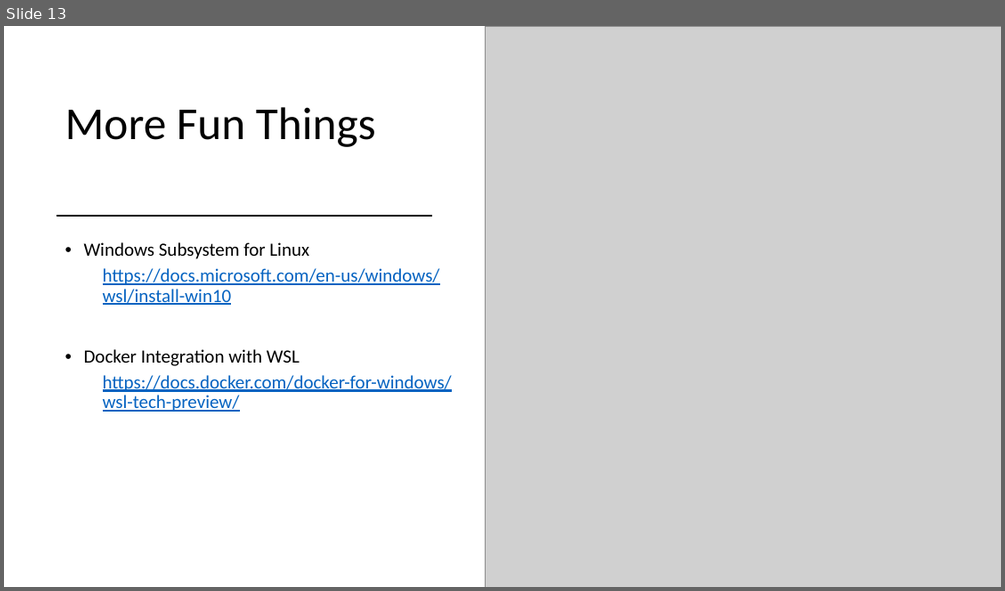
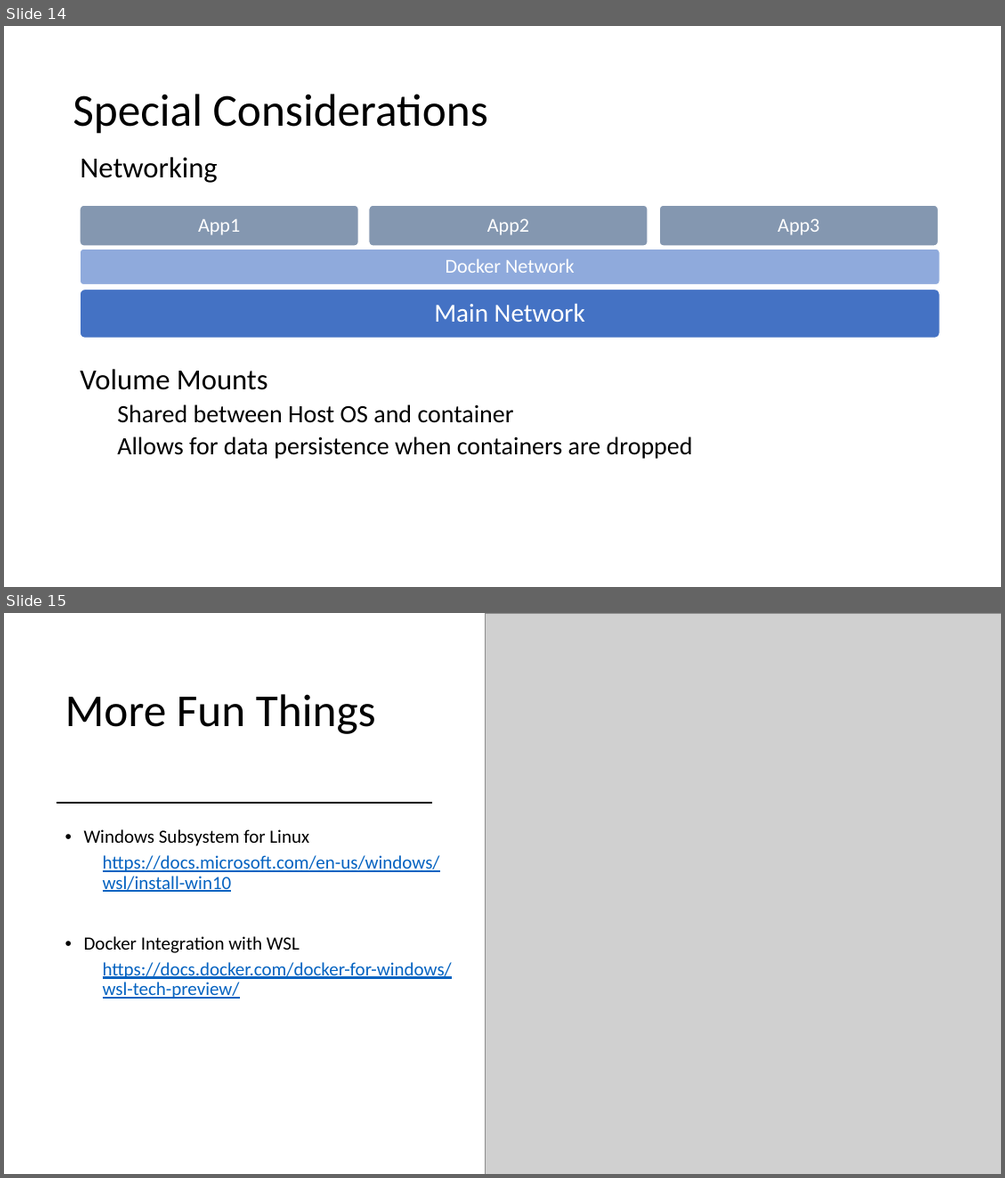
Before and after one commit to chlsmith/sql-on-docker, a slide deck: sql-on-docker.pptx. Shown one above the other, each under a label of ours: slide 13 before the commit, slides 14 and 15 after it. The pictures are 1005x591 and 1005x1178 pixels, drawn with LibreOffice and Linux fonts; fonts in the diff are those of the drawing; grey boxes stand for pictures. Boxes give left, top, right and bottom in pixels: in the first picture for what was removed or moved away, otherwise in the second. Text is boxed around its words. In the diff, an @@ line names an element or a change of style, - is before the commit and + after.

```diff
--- a/sql-on-docker.pptx
+++ b/sql-on-docker.pptx
@@ slide 14 added at bbox=[4, 26, 1001, 587], background #FFFFFF @@
@@ title added at bbox=[73, 94, 488, 134], 44 pt, text #000000 @@
+Special Considerations
@@ text added at bbox=[80, 157, 217, 183], 28 pt, text #000000 @@
+Networking
@@ group added at bbox=[80, 206, 940, 338]: 5 rounded rectangles, 5 texts @@
+Main Network
+Docker Network
+App1
+App2
+App3
@@ text added at bbox=[80, 369, 693, 459], 24 pt, text #000000 @@
+Volume Mounts
+  Shared between Host OS and container
+  Allows for data persistence when containers are dropped
@@ what was slide 13 is now slide 15 @@
```
Also in this commit, not shown: 3 slides changed, 1 other slide added.
